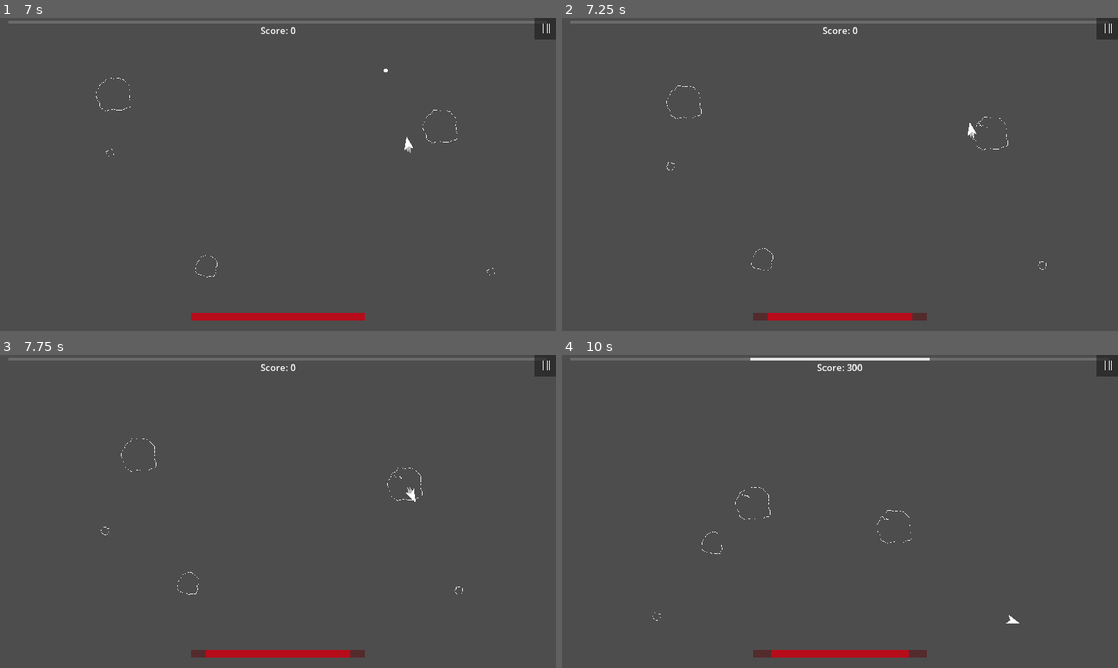
Above: before the commit, frames 1-4 (two rows, left to right).
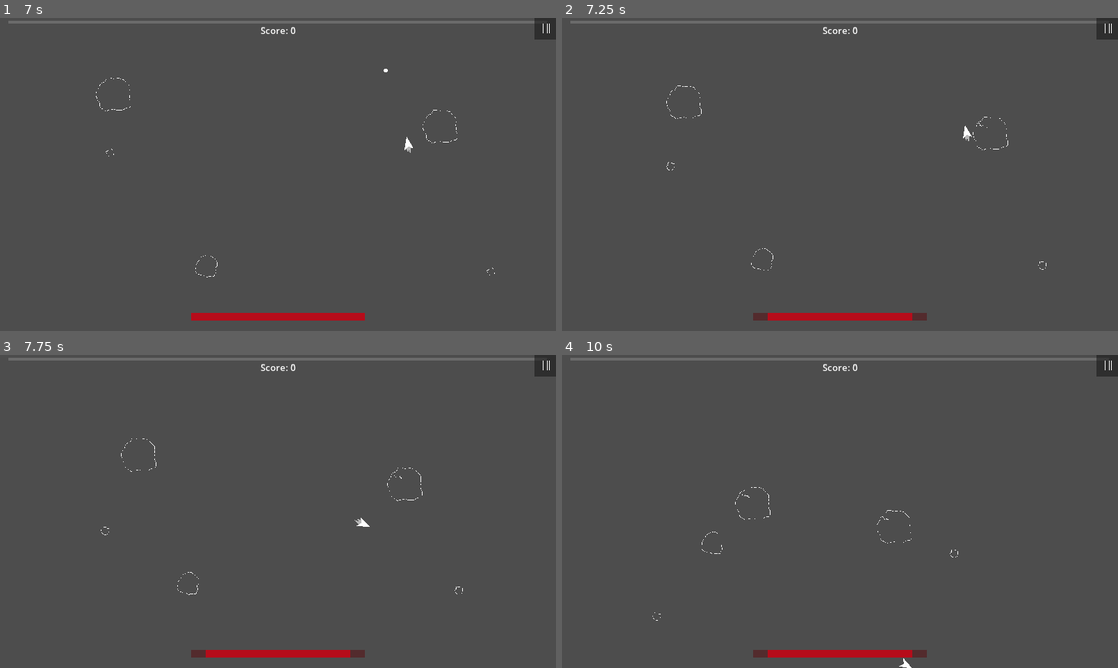
Above: after the commit, the same moments.

Repository: CoilSeb/AsteroidsPersonal
Game: Godot game, scene res://Scenes/Screens/Start Screen/StartScreen.tscn
The game is run twice, just before and just after one commit, with the same random seed, the same clock (stepped at 60 frames per second) and the same inputs.
Inputs (mouse positions are in pixels of both pictures, inside the frame that each line leads up to):
- Up to frame 1 (7 s): click "Start Game" at 0.5 s; click "Start Game" at 1.25 s; click (544, 27) at 2 s; click "Restart Game" at 2.75 s; tap Enter at 3.5 s; move the mouse to (400, 158) at 3.52 s; press the mouse at (400, 158) at 3.53 s; hold D (rotate_right) 3.53-4.28 s; move the mouse to (166, 190) at 4.27 s; release the mouse at (166, 190) at 4.28 s; hold S (move_backward) 4.28-5.03 s; right-click (166, 190) at 4.35 s; move the mouse to (333, 105) at 5.02 s; hold D (rotate_right) 5.03-5.75 s; tap R (reroll) at 5.1 s; click "[center]Upgrade the velocity …" at 5.75 s; move the mouse to (250, 237) at 6.52 s; hold W (move_forward) from 6.53 s (still down); tap Space (shoot) at 6.6 s
- Up to frame 2 (7.25 s): keep holding W (move_forward)
- Up to frame 3 (7.75 s): move the mouse to (444, 558) at 7.27 s; release W (move_forward) at 7.28 s; press the mouse at (444, 558) at 7.28 s; hold A (rotate_left) from 7.28 s (still down)
- Up to frame 4 (10 s): move the mouse to (673, 464) at 8.02 s; release the mouse at (673, 464) at 8.03 s; right-click (673, 464) at 8.1 s; move the mouse to (867, 511) at 8.77 s; release A (rotate_left) at 8.78 s; hold S (move_backward) 8.78-9.5 s; tap R (reroll) at 8.85 s; click "[center]Upgrade the velocity …" at 9.5 s

Frame 1 is identical in both runs. In frame 2, less than 0.1% of the frame differs, in the area x 72-75%, y 33-40%; in frame 3, less than 0.1%; in frame 4, 0.5%, in the area x 33-83%, y 0-100%.

Commit message:
Refactor collision velocity calculation in Player.gd

Diff:
--- a/Scenes/Player/Player.gd
+++ b/Scenes/Player/Player.gd
@@ -133,7 +133,8 @@
 	if area.is_in_group("Big_Asteroid"): #&& immunity_timer.get_time_left() == 0:
 		Ui.update_health(-area.damage + (area.damage * Global.damage_reduction))
 		area.damage_asteroid(Global.collision_damage)
-		print(velocity.length())
+		#print("player ", velocity.length())
+		#print("area ", area.velocity.length())
 		check_velocity(area)
 
 	if area.is_in_group("Medium_Asteroid"): #&& immunity_timer.get_time_left() == 0:
@@ -153,10 +154,7 @@
 
 func check_velocity(area):
 	if area.health > 0:
-		if velocity.length() < 100:
-			velocity = area.velocity * 2
-			return
-		velocity *= -0.5
+		velocity = (velocity * -0.5) + (area.velocity * 2)
 
 
 func destroy():
